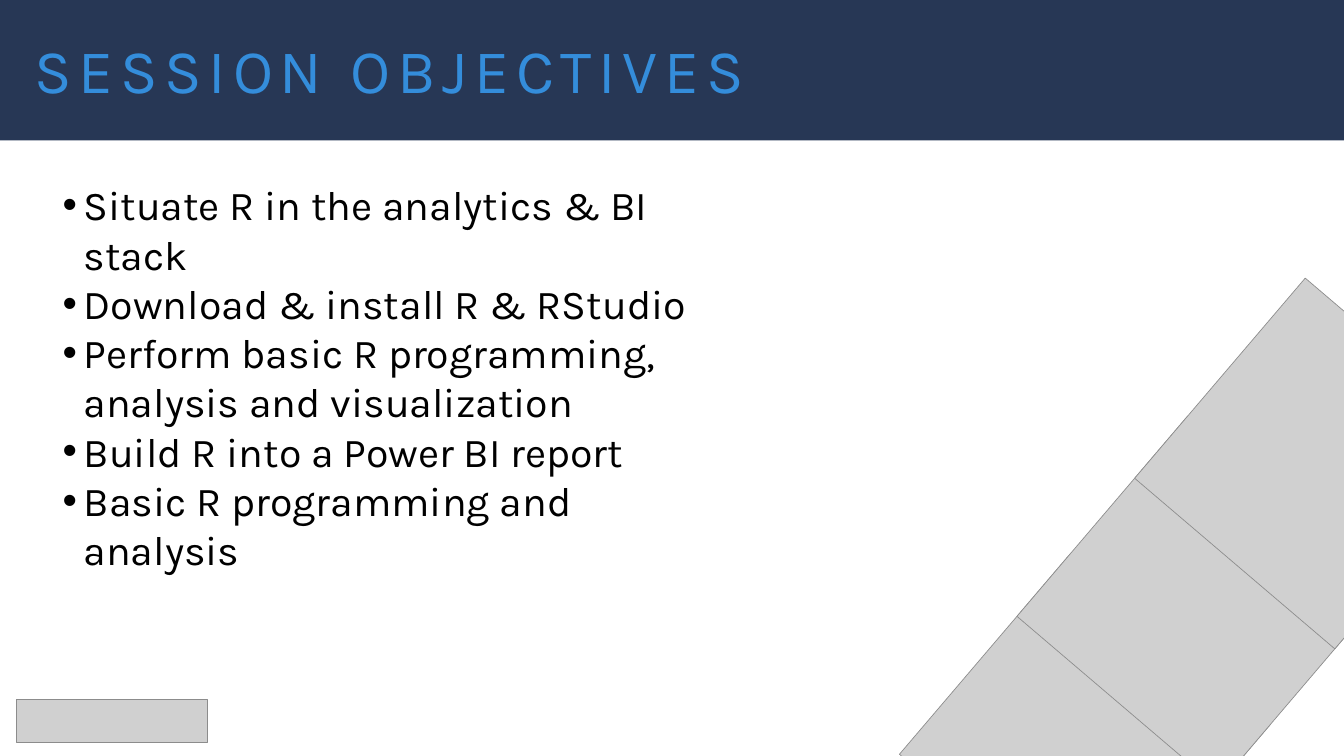
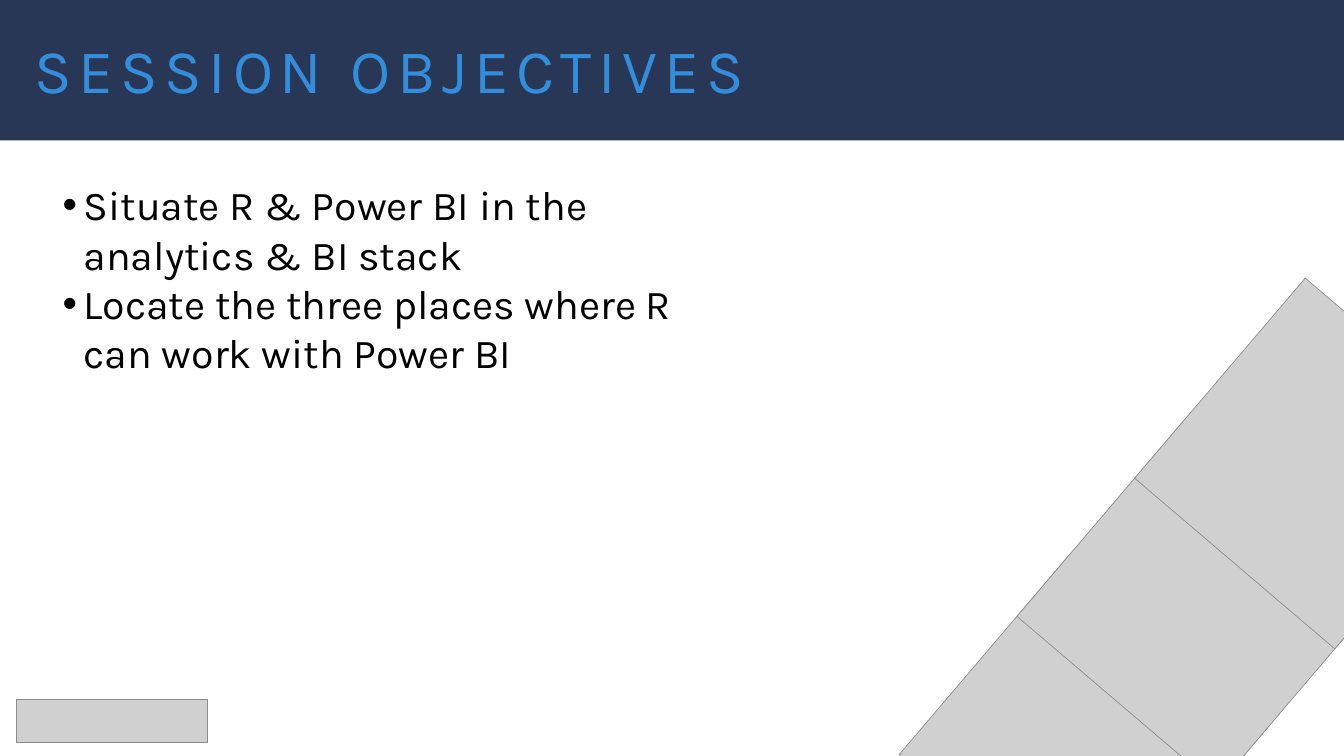
Before and after one commit to stringfestdata/edna-r-pbi-exploration, a slide deck: slide 2 of mount-george-r-pbi-exploration.pptx. Drawn at 1344x756 pixels with LibreOffice and Linux fonts; fonts in the diff are those of the drawing; grey boxes stand for pictures. Boxes give left, top, right and bottom in pixels: in the first picture for what was removed or moved away, otherwise in the second. Text is boxed around its words. In the diff, an @@ line names an element or a change of style, - is before the commit and + after.

```diff
--- a/mount-george-r-pbi-exploration.pptx
+++ b/mount-george-r-pbi-exploration.pptx
@@ text at [84,191,671,369]: text changed @@
-• Situate R in the analytics & BI stack
-• Download & install R & RStudio
-• Perform basic R programming, analysis and visualization
-• Build R into a Power BI report
-• Basic R programming and analysis
+• Situate R & Power BI in the analytics & BI stack
+• Locate the three places where R can work with Power BI
```
Also in this commit, not shown: 3 other slides changed, 4 slides added, 6 slides removed, 5 other files.
